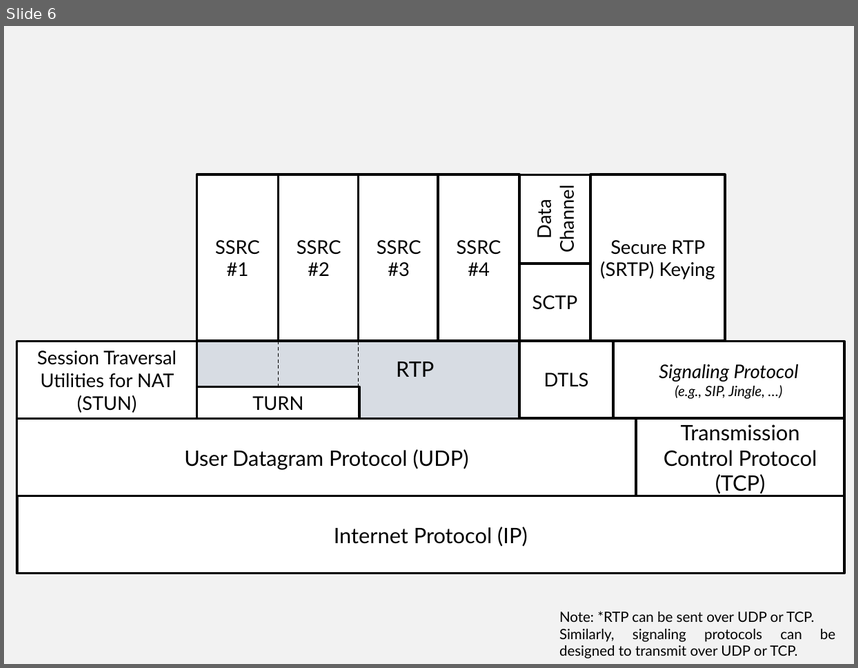
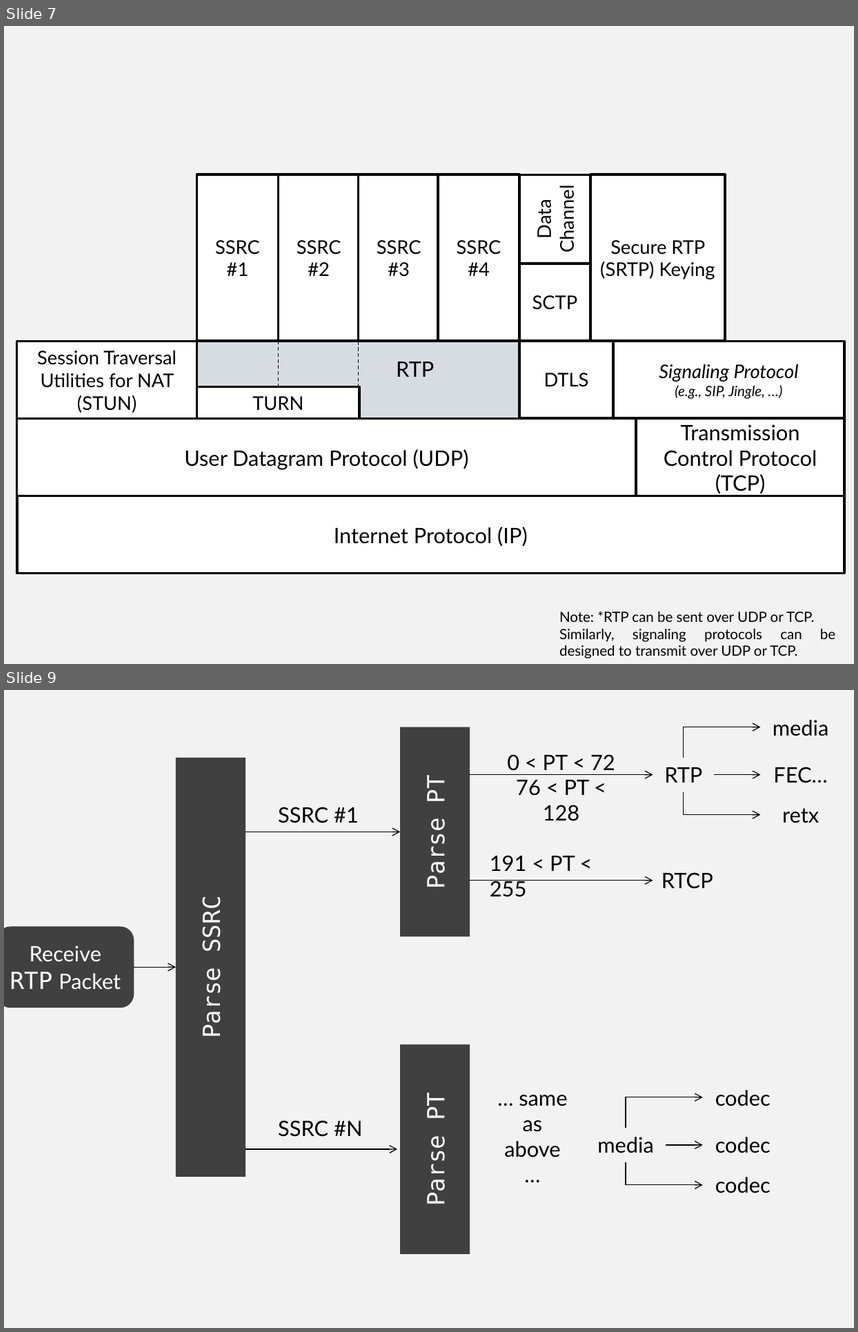
Before and after one commit to vr000m/PhD-thesis, a slide deck: graphs/source/chap5-src.pptx. Shown one above the other, each under a label of ours: slide 6 before the commit, slides 7 and 9 after it; the slides between them are not shown. The pictures are 858x668 and 858x1332 pixels, drawn with LibreOffice and Linux fonts; fonts in the diff are those of the drawing. Boxes give left, top, right and bottom in pixels: in the first picture for what was removed or moved away, otherwise in the second. Text is boxed around its words. In the diff, an @@ line names an element or a change of style, - is before the commit and + after.

```diff
--- a/graphs/source/chap5-src.pptx
+++ b/graphs/source/chap5-src.pptx
@@ slide 9 added at <box>4,690,854,1328</box>, background #F2F2F2 @@
@@ rectangle added at <box>400,727,470,936</box>, fill #404040, 20 pt, text #FFFFFF @@
+Parse PT
@@ elbow arrow added from (683, 757) to (760, 727), #000000 0.75 pt @@
@@ text added at <box>773,720,829,736</box>, 18 pt, text #000000 @@
+media
@@ rectangle added at <box>176,757,245,1176</box>, fill #404040, 20 pt, text #FFFFFF @@
+Parse SSRC
@@ text added at <box>507,754,615,821</box>, 18 pt, text #000000 @@
+0 < PT < 72
+76 < PT < 128
@@ text added at <box>664,767,702,782</box>, 18 pt, text #000000 @@
+RTP
@@ text added at <box>773,767,827,783</box>, 18 pt, text #000000 @@
+FEC…
@@ arrow added from (469, 775) to (653, 775), #000000 0.75 pt @@
@@ elbow arrow added from (683, 792) to (760, 815), #000000 0.75 pt @@
@@ arrow added from (714, 775) to (760, 775), #000000 0.75 pt @@
@@ text added at <box>278,807,359,823</box>, 18 pt, text #000000 @@
+SSRC #1
@@ text added at <box>782,808,819,823</box>, 18 pt, text #000000 @@
+retx
@@ arrow added from (245, 832) to (400, 832), #000000 0.75 pt @@
@@ text added at <box>490,855,575,897</box>, 18 pt, text #000000 @@
+191 < PT < 255
@@ text added at <box>662,872,713,889</box>, 18 pt, text #000000 @@
+RTCP
@@ arrow added from (469, 880) to (653, 880), #000000 0.75 pt @@
@@ rounded rectangle added at <box>4,926,134,1008</box>, fill #404040, 18 pt, text #FFFFFF @@
+Receive
+RTP Packet
@@ arrow added from (134, 967) to (176, 967), #000000 0.75 pt @@
@@ rectangle added at <box>400,1045,470,1254</box>, fill #404040, 20 pt, text #FFFFFF @@
+Parse PT
@@ text added at <box>504,1094,567,1157</box>, 18 pt, text #000000 @@
+… same as above …
@@ elbow arrow added from (626, 1127) to (703, 1097), #000000 0.75 pt @@
@@ text added at <box>715,1090,771,1106</box>, 18 pt, text #000000 @@
+codec
@@ text added at <box>278,1120,362,1136</box>, 18 pt, text #000000 @@
+SSRC #N
@@ text added at <box>597,1136,653,1153</box>, 18 pt, text #000000 @@
+media
@@ arrow added from (666, 1145) to (703, 1145), #000000 0.75 pt @@
@@ text added at <box>715,1136,771,1153</box>, 18 pt, text #000000 @@
+codec
@@ arrow added from (245, 1149) to (397, 1149), #000000 0.75 pt @@
@@ elbow arrow added from (626, 1162) to (703, 1185), #000000 0.75 pt @@
@@ text added at <box>715,1176,771,1193</box>, 18 pt, text #000000 @@
+codec
@@ what was slide 6 is now slide 7 @@
```
Also in this commit, not shown: 1 slide changed.
